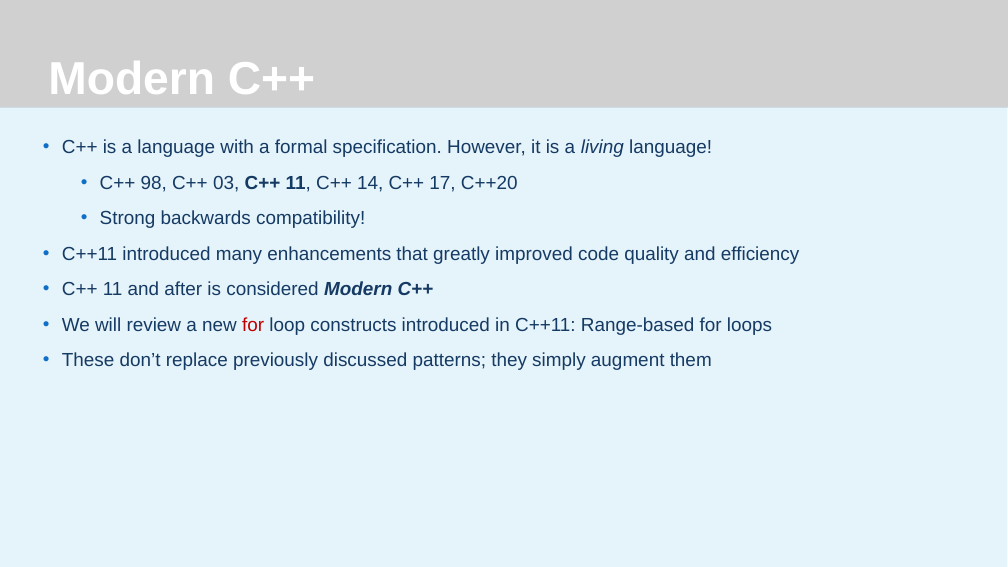
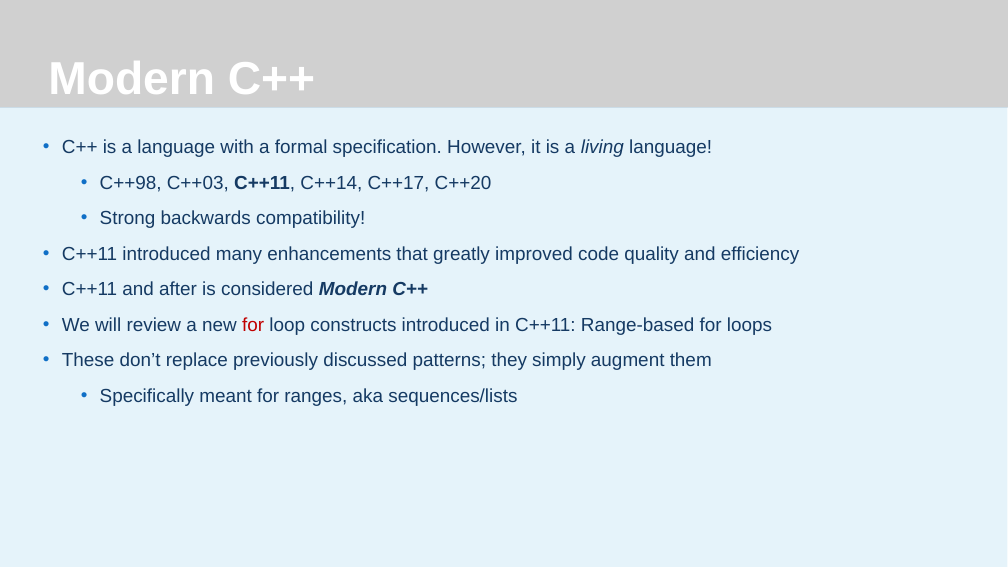
Before and after one commit to JeremyBYU/LoopIt, a slide deck: slide 11 of Lecture/LoopIt.pptx. Drawn at 1008x567 pixels with LibreOffice and Linux fonts; fonts in the diff are those of the drawing; grey boxes stand for pictures; background and template pictures are left out. Boxes give left, top, right and bottom in pixels: in the first picture for what was removed or moved away, otherwise in the second. Text is boxed around its words. In the diff, an @@ line names an element or a change of style, - is before the commit and + after.

```diff
--- a/Lecture/LoopIt.pptx
+++ b/Lecture/LoopIt.pptx
@@ text at [100,176,492,192]: spaces changed @@
-  • C++ 98, C++ 03, C++ 11, C++ 14, C++ 17, C++20
+  • C++98, C++03, C++11, C++14, C++17, C++20
@@ text at [62,281,428,295]: spaces changed @@
-• C++ 11 and after is considered Modern C++
+• C++11 and after is considered Modern C++
@@ text at [100,388,517,406]: paragraph added @@
+  • Specifically meant for ranges, aka sequences/lists
```
Also in this commit, not shown: 9 other slides changed, 2 slides added.
